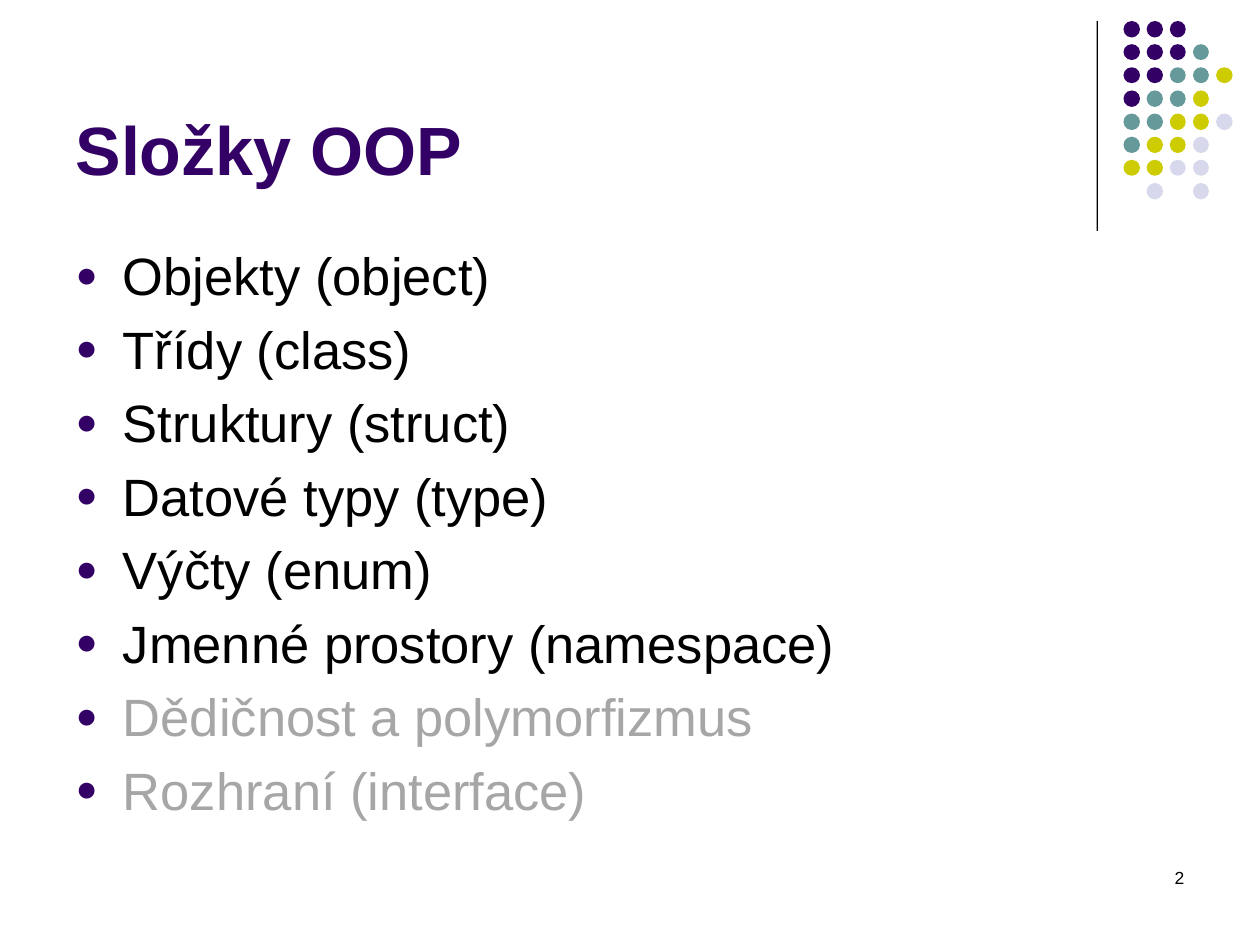
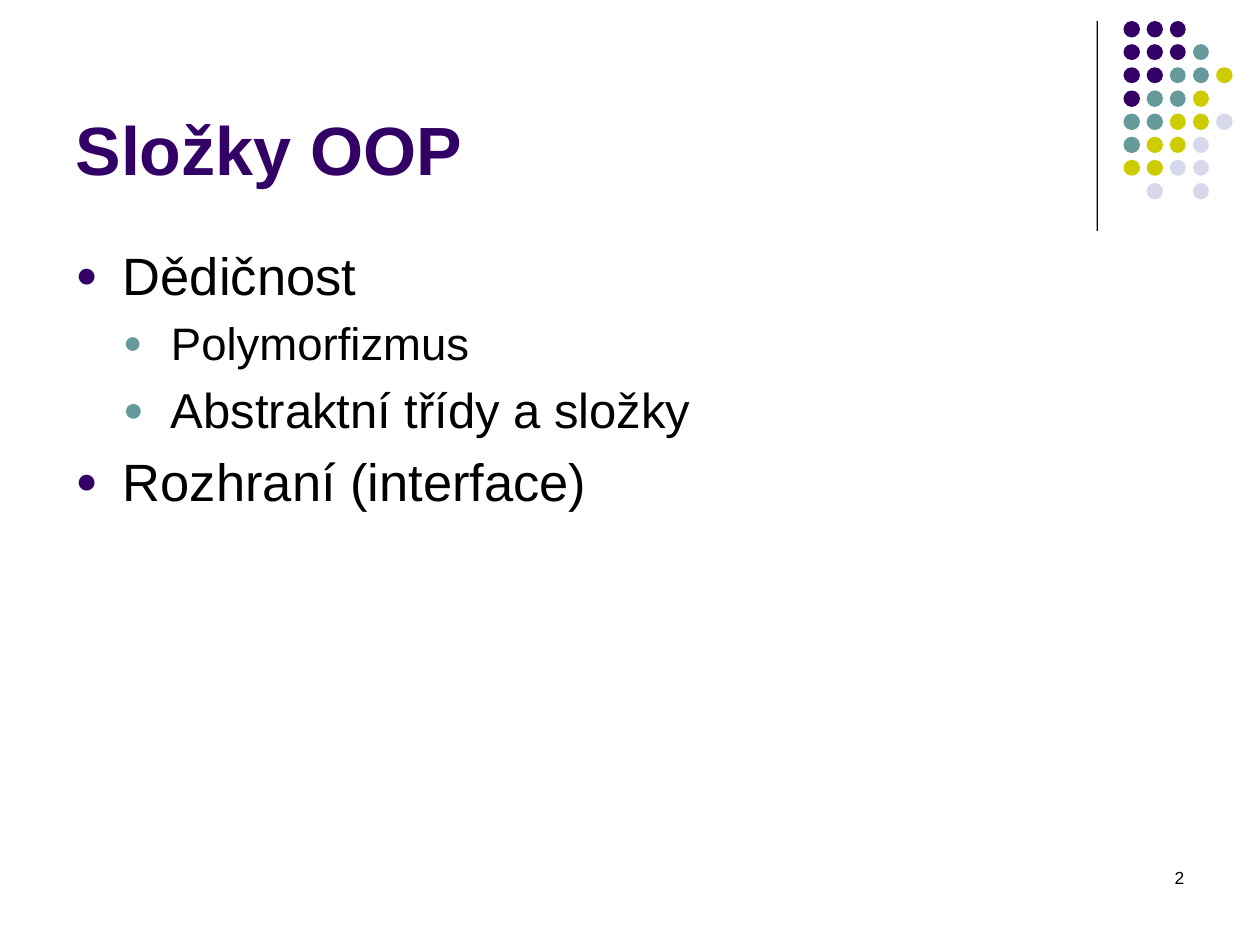
Before and after one commit to PetrVobornik/prednasky, a slide deck: slide 2 of Xamarin.Forms/01-OOP-a-NET/OOP-2-dedicnost.ppsx. Drawn at 1260x945 pixels with LibreOffice and Linux fonts; fonts in the diff are those of the drawing. Boxes give left, top, right and bottom in pixels: in the first picture for what was removed or moved away, otherwise in the second. Text is boxed around its words. In the diff, an @@ line names an element or a change of style, - is before the commit and + after.

```diff
--- a/Xamarin.Forms/01-OOP-a-NET/OOP-2-dedicnost.ppsx
+++ b/Xamarin.Forms/01-OOP-a-NET/OOP-2-dedicnost.ppsx
@@ text at box(123, 256, 690, 438): text changed; size 30 to 28 pt @@
-● Objekty (object)
-● Třídy (class)
-● Struktury (struct)
-● Datové typy (type)
-● Výčty (enum)
-● Jmenné prostory (namespace)
-● Dědičnost a polymorfizmus
+● Dědičnost
+  ● Polymorfizmus
+  ● Abstraktní třídy a složky
@@ text at box(123, 462, 586, 512): text colour #A6A6A6 to #000000 in "Rozhraní (interface)" @@
```
Also in this commit, not shown: 4 other slides changed, 8 slides added, 22 slides removed, 1 other file.
